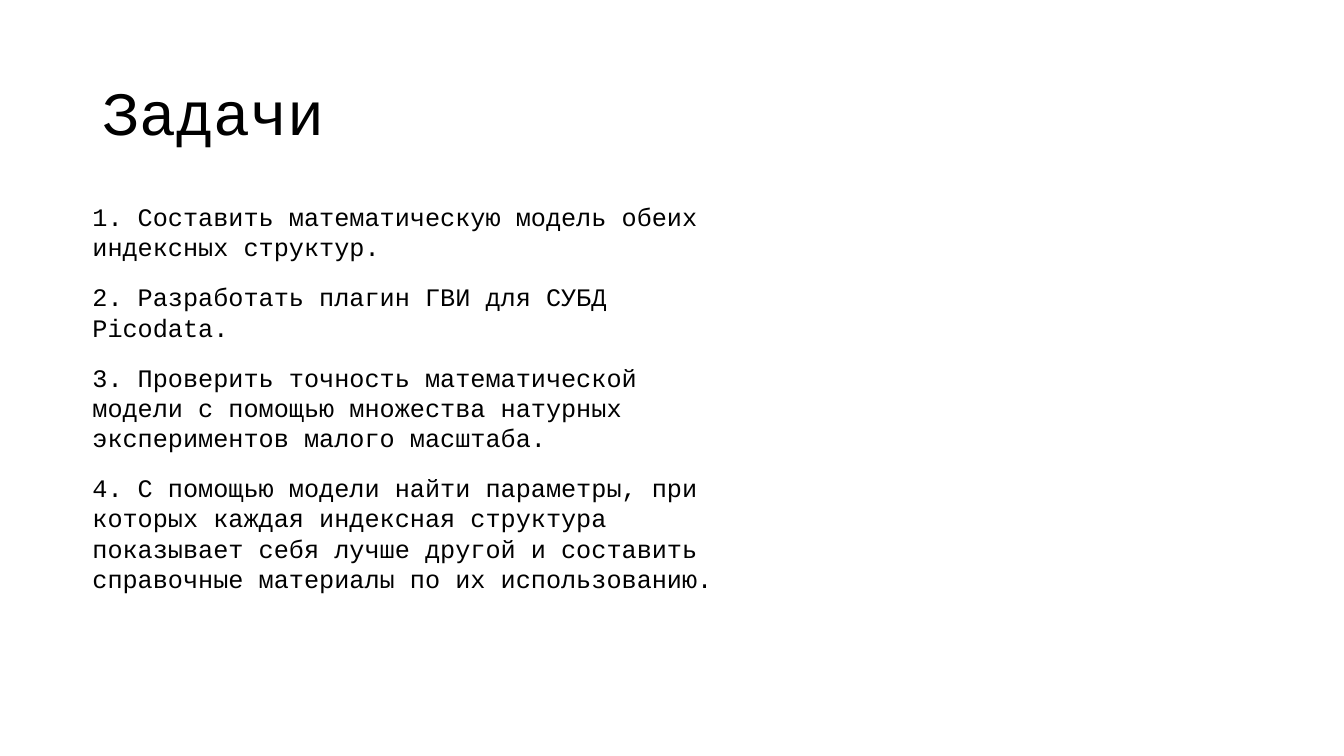
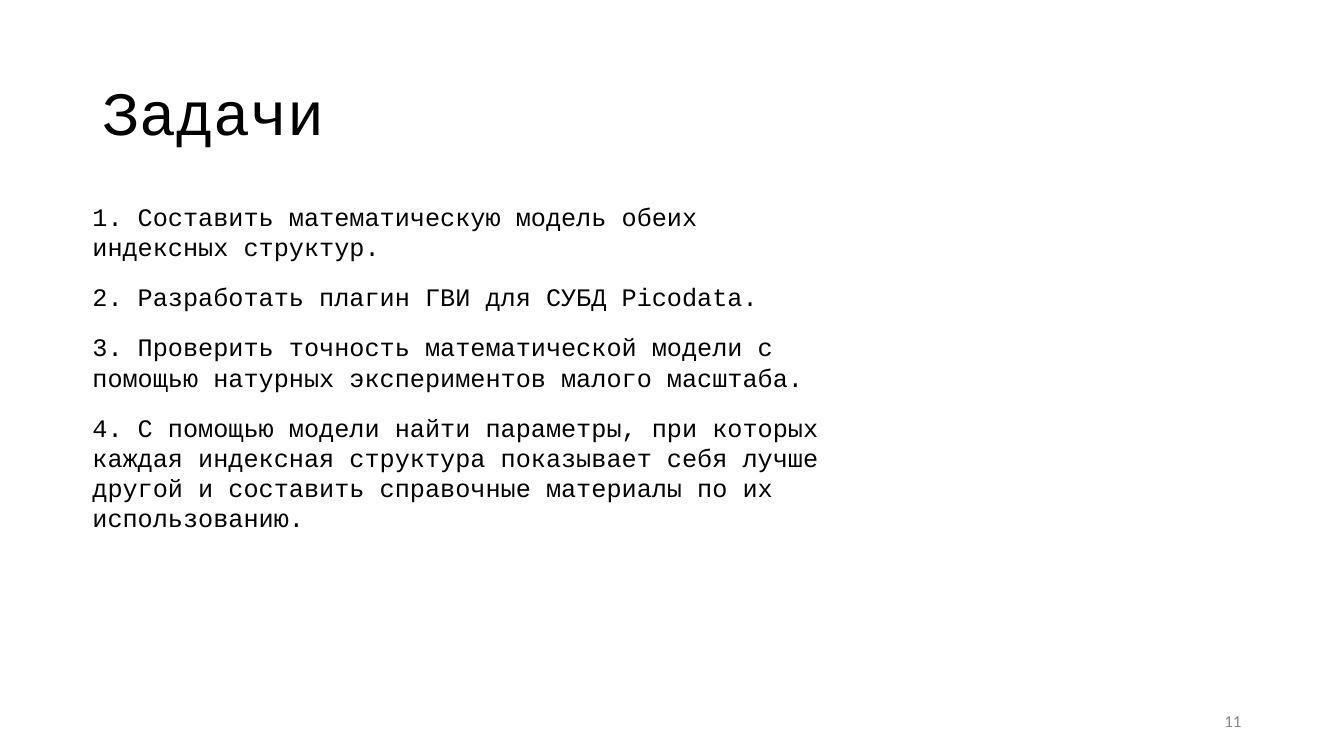
Before and after one commit to vitosotdihaet/pind, a slide deck: slide 11 of presentation.odp (slide 8 before the commit). Drawn at 1344x756 pixels with LibreOffice and Linux fonts; fonts in the diff are those of the drawing. Boxes give left, top, right and bottom in pixels: in the first picture for what was removed or moved away, otherwise in the second. Text is boxed around its words. In the diff, an @@ line names an element or a change of style, - is before the commit and + after.

```diff
--- a/presentation.odp
+++ b/presentation.odp
@@ text at bbox=[92, 338, 803, 393]: text changed @@
-3. Проверить точность математической модели с помощью множества натурных экспериментов малого масштаба.
+3. Проверить точность математической модели с помощью натурных экспериментов малого масштаба.
@@ page number added at bbox=[1224, 716, 1241, 727], 12 pt, text #888888 @@
+11
```
Also in this commit, not shown: 19 other slides changed, 4 slides added, 3 slides removed.
